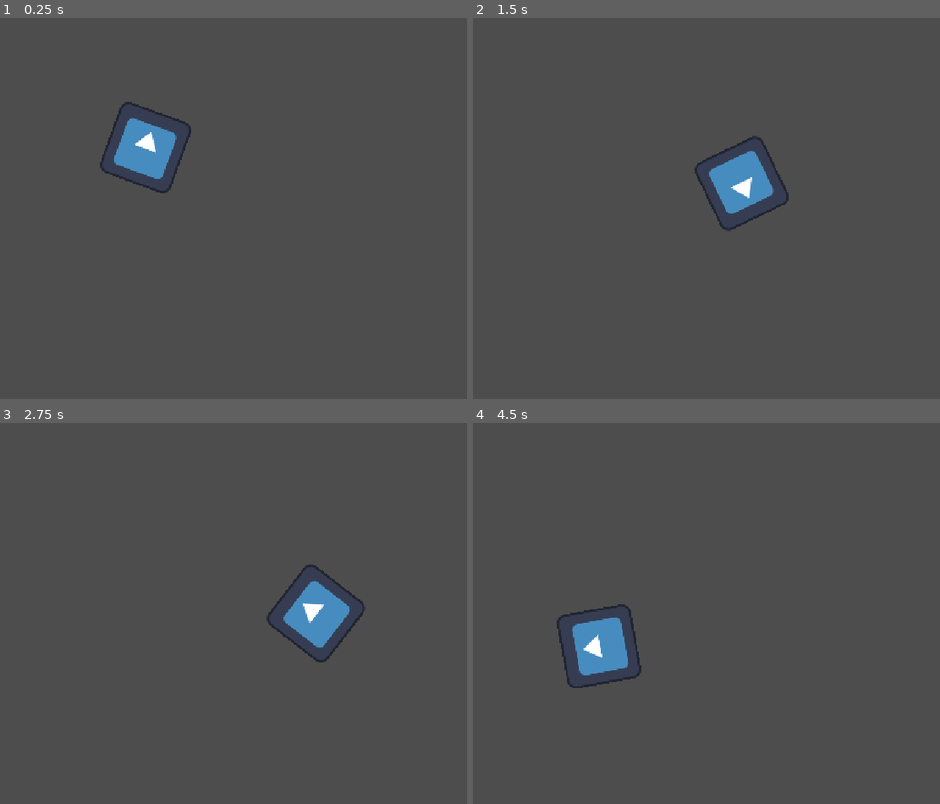
Above: before the commit, frames 1-4 (two rows, left to right).
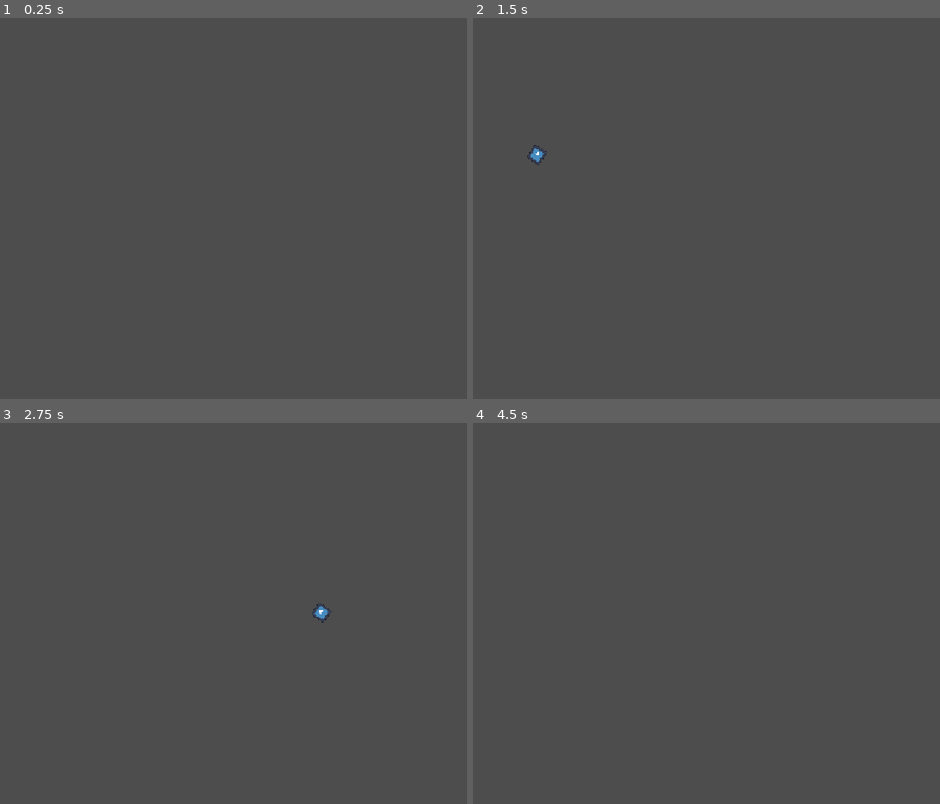
Above: after the commit, the same moments.

Repository: marist-spc/Wanderstar
Game: Godot game, scene res://main_level.tscn
Two runs of this game, one before a commit and one after it. Both use one fixed random seed, a clock stepped at 60 frames per second and the inputs below. The engine's default icon, where the game draws it, is replaced by a stand-in: a white triangle on a blue panel in a dark square.
Inputs (mouse positions are in pixels of both pictures, inside the frame that each line leads up to):
- Up to frame 1 (0.25 s): no input
- Up to frame 2 (1.5 s): move the mouse to (935, 189) at 0.52 s; hold Right mouse button (move_star) 0.53-1.28 s; hold D (move_right) from 0.53 s (still down); tap Space (jump) at 0.77 s; move the mouse to (650, 227) at 1.27 s; click (650, 227) at 1.35 s
- Up to frame 3 (2.75 s): tap Space (jump) at 1.52 s; move the mouse to (382, 529) at 2.02 s; release D (move_right) at 2.03 s; hold A (move_left) from 2.03 s (still down); hold Q (star_return) from 2.03 s (still down)
- Up to frame 4 (4.5 s): tap Enter at 2.75 s; move the mouse to (753, 689) at 2.77 s; release A (move_left) at 2.78 s; release Q (star_return) at 2.78 s; hold D (move_right) 2.78-4.28 s; right-click (753, 689) at 2.85 s; tap Space (jump) at 3.02, 3.77 s; move the mouse to (outside the picture) at 3.52 s; click (outside the picture) at 3.6 s; move the mouse to (585, 556) at 4.27 s; hold A (move_left) from 4.28 s (still down); tap Q (star_return) at 4.35 s

The runs differ from the first frame. In frame 1, 1.9% of the frame differs, in the area x 21-41%, y 22-46%; in frame 2, 1.9%, in the area x 11-68%, y 30-56%; in frame 3, 1.8%; in frame 4, 1.9%.

Commit message:
Adjustments

Diff:
--- a/level1.tscn
+++ b/level1.tscn
@@ -32,4 +32,8 @@
 position = Vector2(159, 398)
 
 [node name="Star" parent="." unique_id=33048179 instance=ExtResource("5_crycw")]
-position = Vector2(104, 307)
+position = Vector2(159, 372)
+
+[connection signal="recall" from="Wander" to="Star" method="_on_wander_recall"]
+[connection signal="star_attack" from="Wander" to="Star" method="_on_wander_star_attack"]
+[connection signal="star_move" from="Wander" to="Star" method="_on_wander_star_move"]
--- a/monster1.tscn
+++ b/monster1.tscn
@@ -71,8 +71,8 @@
 }]
 
 [node name="Monster1" type="CharacterBody2D" unique_id=371753154]
-collision_layer = 4
-collision_mask = 3
+collision_layer = 8
+collision_mask = 7
 script = ExtResource("1_vsg7x")
 
 [node name="Body" type="CollisionShape2D" parent="." unique_id=1480586960]
--- a/star.gd
+++ b/star.gd
@@ -15,7 +15,9 @@
 	#move the star to wherever its supposed to be going
 	if target_position != position:
 		position = position.move_toward(target_position, 1000*delta)
-
+	# difference of target_pos and pos is the vector pointing to where star should go
+	# this can be the velocity
+	# then use move_and_slide to actually move star with collision-0detection
 func _process(delta):
 	look_at(get_global_mouse_position())
 
--- a/star.tscn
+++ b/star.tscn
@@ -1,11 +1,13 @@
-[gd_scene format=3 uid="uid://djjiwok0rwgff"]
+[gd_scene format=3 uid="uid://dlv7yaovjclgg"]
 
 [ext_resource type="Script" uid="uid://ck7t3bt5romst" path="res://star.gd" id="1_46ao5"]
 [ext_resource type="Texture2D" uid="uid://lwlbtf7ksrhr" path="res://icon.svg" id="1_e2x7v"]
 
 [sub_resource type="RectangleShape2D" id="RectangleShape2D_wjtt2"]
+size = Vector2(1.599999, 2)
 
 [sub_resource type="RectangleShape2D" id="RectangleShape2D_qpdv0"]
+size = Vector2(2.1499996, 1.666666)
 
 [node name="Star" type="CharacterBody2D" unique_id=33048179]
 collision_layer = 4
@@ -13,9 +15,12 @@
 script = ExtResource("1_46ao5")
 
 [node name="Sprite2D" type="Sprite2D" parent="." unique_id=961882448]
+position = Vector2(0.25, -0.5)
+scale = Vector2(0.06640626, 0.0703125)
 texture = ExtResource("1_e2x7v")
 
 [node name="StarHitbox" type="CollisionShape2D" parent="." unique_id=1411719163]
+position = Vector2(7.6293945e-06, -0.5000114)
 scale = Vector2(5, 5)
 shape = SubResource("RectangleShape2D_wjtt2")
 
@@ -24,7 +29,7 @@
 collision_mask = 8
 
 [node name="AttackHitbox" type="CollisionShape2D" parent="Node2D" unique_id=1277072764]
-position = Vector2(100, 0)
+position = Vector2(15.249992, -0.50001144)
 scale = Vector2(10, 3)
 shape = SubResource("RectangleShape2D_qpdv0")
 
--- a/wander.tscn
+++ b/wander.tscn
@@ -1,8 +1,9 @@
-[gd_scene format=3 uid="uid://cxln2psrliicl"]
+[gd_scene format=3 uid="uid://5by71sk0n536"]
 
 [ext_resource type="Script" uid="uid://8e1pgbgnosv3" path="res://wander.gd" id="1_g1y5l"]
 
 [sub_resource type="RectangleShape2D" id="RectangleShape2D_qpdv0"]
+size = Vector2(28, 27)
 
 [node name="Wander" type="CharacterBody2D" unique_id=544053539]
 collision_mask = 10
@@ -12,3 +13,4 @@
 shape = SubResource("RectangleShape2D_qpdv0")
 
 [node name="Camera2D" type="Camera2D" parent="." unique_id=1045556339]
+zoom = Vector2(3, 3)
